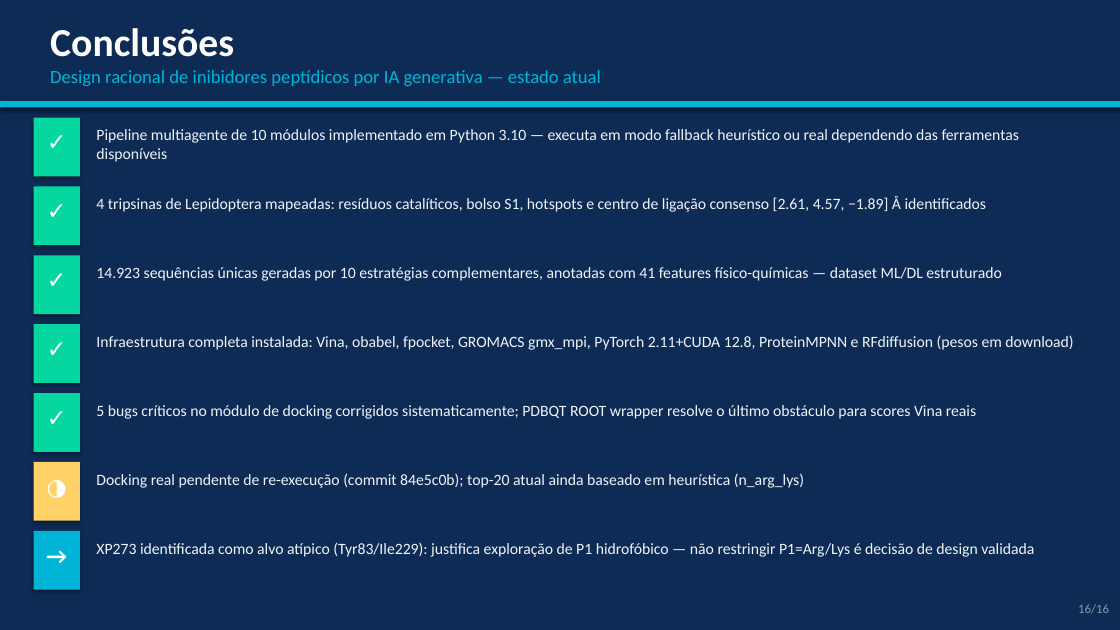
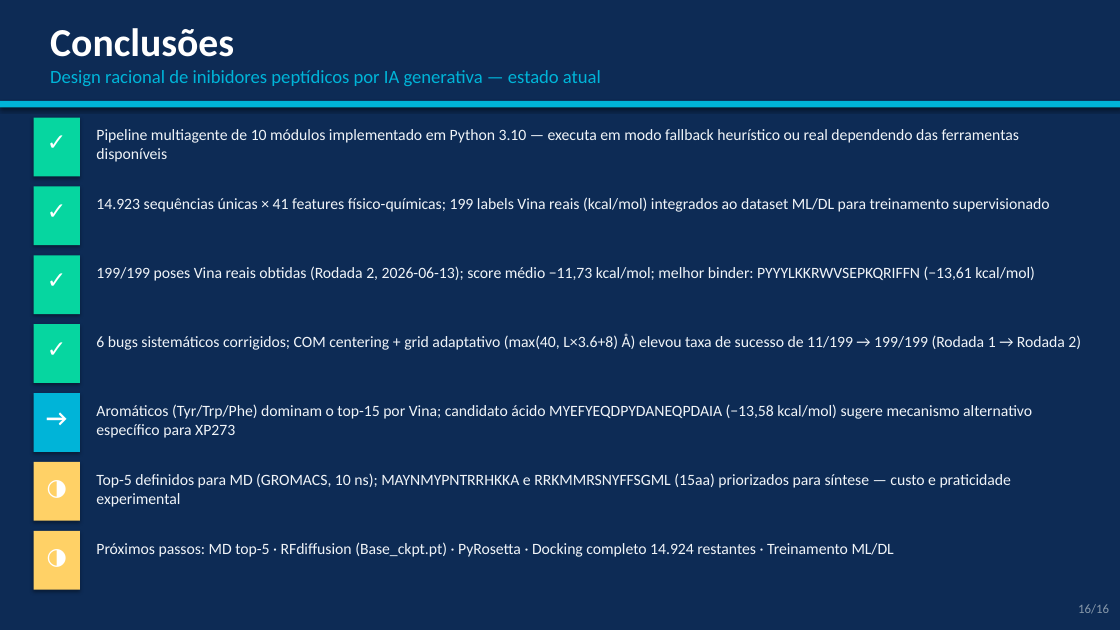
Before and after one commit to eulaliobqi/design-inibidores, a slide deck: slide 16 of apresentacao_design_inibidores.pptx. Drawn at 1120x630 pixels with LibreOffice and Linux fonts; fonts in the diff are those of the drawing. Boxes give left, top, right and bottom in pixels: in the first picture for what was removed or moved away, otherwise in the second. Text is boxed around its words. In the diff, an @@ line names an element or a change of style, - is before the commit and + after.

```diff
--- a/apresentacao_design_inibidores.pptx
+++ b/apresentacao_design_inibidores.pptx
@@ text at (x1=96, y1=197, x2=1050, y2=212): text changed @@
-4 tripsinas de Lepidoptera mapeadas: resíduos catalíticos, bolso S1, hotspots e centro de ligação consenso [2.61, 4.57, −1.89] Å identificados
+14.923 sequências únicas × 41 features físico-químicas; 199 labels Vina reais (kcal/mol) integrados ao dataset ML/DL para treinamento supervisionado
@@ text at (x1=96, y1=266, x2=1035, y2=281): text changed @@
-14.923 sequências únicas geradas por 10 estratégias complementares, anotadas com 41 features físico-químicas — dataset ML/DL estruturado
+199/199 poses Vina reais obtidas (Rodada 2, 2026-06-13); score médio −11,73 kcal/mol; melhor binder: PYYYLKKRWVSEPKQRIFFN (−13,61 kcal/mol)
@@ text at (x1=96, y1=333, x2=1081, y2=350): text changed @@
-Infraestrutura completa instalada: Vina, obabel, fpocket, GROMACS gmx_mpi, PyTorch 2.11+CUDA 12.8, ProteinMPNN e RFdiffusion (pesos em download)
+6 bugs sistemáticos corrigidos; COM centering + grid adaptativo (max(40, L×3.6+8) Å) elevou taxa de sucesso de 11/199 → 199/199 (Rodada 1 → Rodada 2)
@@ text at (x1=34, y1=399, x2=80, y2=445): text changed @@
-✓
+→
@@ rectangle at (x1=34, y1=393, x2=80, y2=452): fill #06D6A0 to #00B4D8 @@
@@ text at (x1=96, y1=404, x2=1032, y2=438): text changed @@
-5 bugs críticos no módulo de docking corrigidos sistematicamente; PDBQT ROOT wrapper resolve o último obstáculo para scores Vina reais
+Aromáticos (Tyr/Trp/Phe) dominam o top-15 por Vina; candidato ácido MYEFYEQDPYDANEQPDAIA (−13,58 kcal/mol) sugere mecanismo alternativo específico para XP273
@@ text at (x1=96, y1=473, x2=1012, y2=507): text changed @@
-Docking real pendente de re-execução (commit 84e5c0b); top-20 atual ainda baseado em heurística (n_arg_lys)
+Top-5 definidos para MD (GROMACS, 10 ns); MAYNMYPNTRRHKKA e RRKMMRSNYFFSGML (15aa) priorizados para síntese — custo e praticidade experimental
@@ text at (x1=34, y1=537, x2=80, y2=583): text changed @@
-→
+◑
@@ rectangle at (x1=34, y1=531, x2=80, y2=590): fill #00B4D8 to #FFD166 @@
@@ text at (x1=96, y1=542, x2=894, y2=557): text changed @@
-XP273 identificada como alvo atípico (Tyr83/Ile229): justifica exploração de P1 hidrofóbico — não restringir P1=Arg/Lys é decisão de design validada
+Próximos passos: MD top-5 · RFdiffusion (Base_ckpt.pt) · PyRosetta · Docking completo 14.924 restantes · Treinamento ML/DL
```
Also in this commit, not shown: 1 other slide changed, 2 slides added, 2 slides removed, 3 other files.
